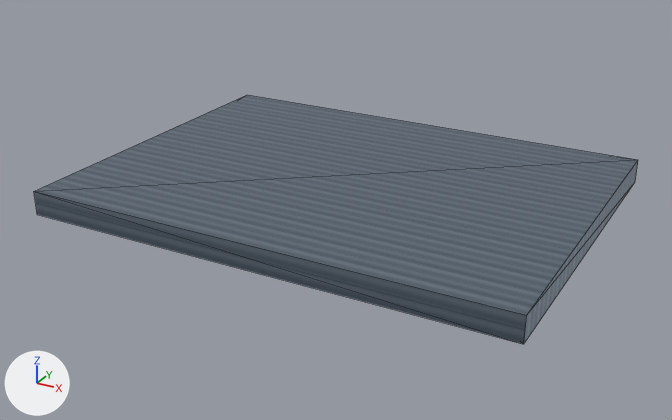
The glTF model assets/models/modules/wall_steel_1u_production_run001/model.glb as it was, and as the next commit left it.
Before and after are seen from a 50 mm lens placed at (3.34, -4.79, 2.9), pointed at (-0.04, 1.35, -0.16). Every picture has the same lights, and +X, +Y and +Z are marked at lower left. The picture after the commit comes second. Mesh edges are drawn as thin lines. Vertices at exactly the same position are counted once.

Objects in the first picture: 'wall_steel_1u_production_run001'.
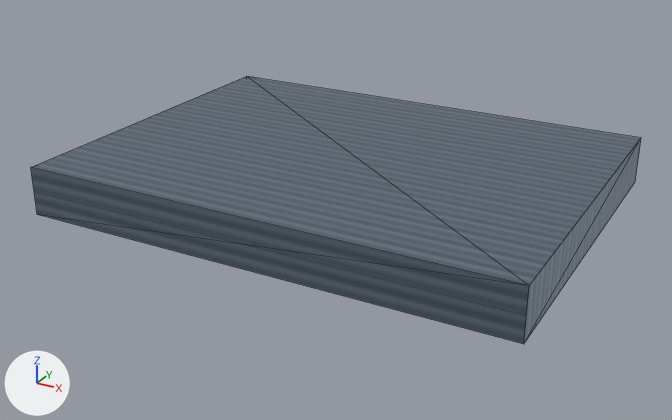
The newer file is also turned or shifted as a whole; pictures and numbers use the older file's frame.

Location of each change, [x1, y1, x2, y2] in pixels of the pictures (672 x 420 px):
'wall_steel_1u_production_run001', reshaped (8% taller)
    before: [34, 95, 638, 344]
    after: [31, 76, 641, 344]

Patch to the scene script:
```diff
--- a/assets/models/modules/wall_steel_1u_production_run001/model.glb.py
+++ b/assets/models/modules/wall_steel_1u_production_run001/model.glb.py
@@ me_cube @@
 # used by ob_wall_steel_1u_production_run001; location = (0.0, 0.0, 0.0)
-me_cube.from_pydata(...)  # 8 vertices, 12 faces; spans x -2.0..2.0, y 0.0..3.0, z -0.1..0.1
-me_cube.vertices[0].co = (-2.0, 0.0, -0.1)  # pixel (37, 214)
-me_cube.vertices[1].co = (-2.0, 0.0, 0.1)  # pixel (33, 191)
-me_cube.vertices[2].co = (-2.0, 3.0, -0.1)
-me_cube.vertices[3].co = (-2.0, 3.0, 0.1)  # pixel (247, 94)
-me_cube.vertices[4].co = (2.0, 0.0, -0.1)  # pixel (523, 344)
-me_cube.vertices[5].co = (2.0, 0.0, 0.1)  # pixel (526, 315)
-me_cube.vertices[6].co = (2.0, 3.0, -0.1)  # pixel (635, 181)
-me_cube.vertices[7].co = (2.0, 3.0, 0.1)  # pixel (638, 159)
+me_cube.from_pydata(...)  # 8 vertices, 12 faces; spans x -2.0..2.0, y 0.0..3.0, z -0.1..0.3
+# me_cube part 1
+me_cube.vertices[0].co = (2.0, 0.0, -0.1)  # pixel (523, 344)
+me_cube.vertices[1].co = (2.0, 3.0, -0.1)  # pixel (635, 181)
+me_cube.vertices[2].co = (2.0, 0.0, 0.3)  # pixel (529, 285)
+me_cube.vertices[3].co = (2.0, 3.0, 0.3)  # pixel (641, 137)
+me_cube.vertices[4].co = (-2.0, 0.0, -0.1)  # pixel (37, 214)
+me_cube.vertices[5].co = (-2.0, 3.0, -0.1)
+me_cube.vertices[6].co = (-2.0, 0.0, 0.3)  # pixel (30, 167)
+me_cube.vertices[7].co = (-2.0, 3.0, 0.3)  # pixel (246, 76)
 me_cube.materials.append(mat_pbr_steel_panel_01)
```
